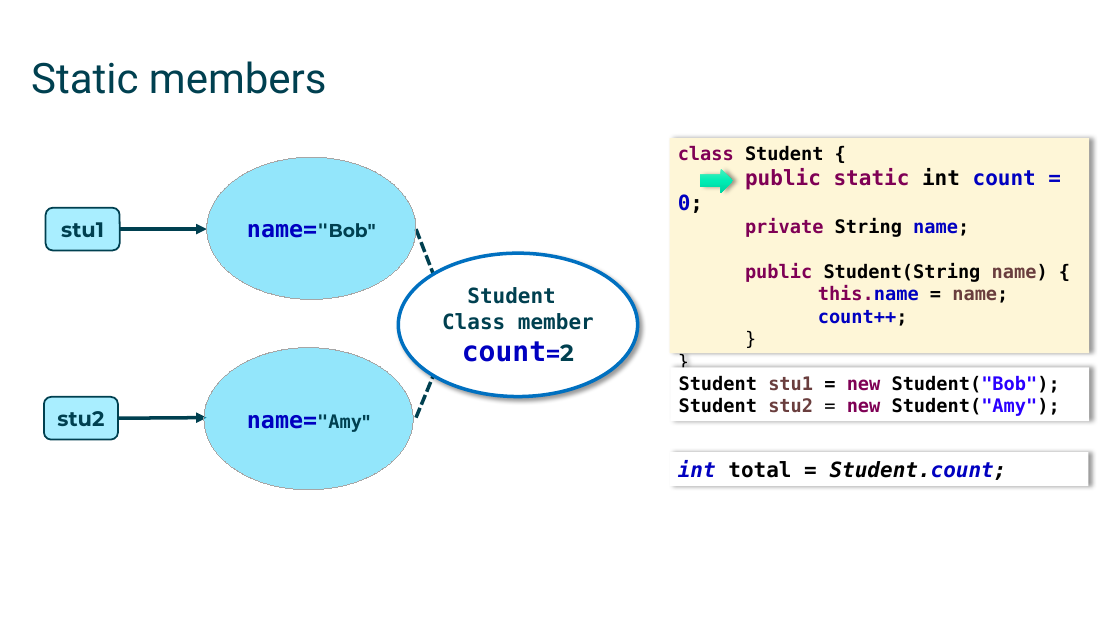
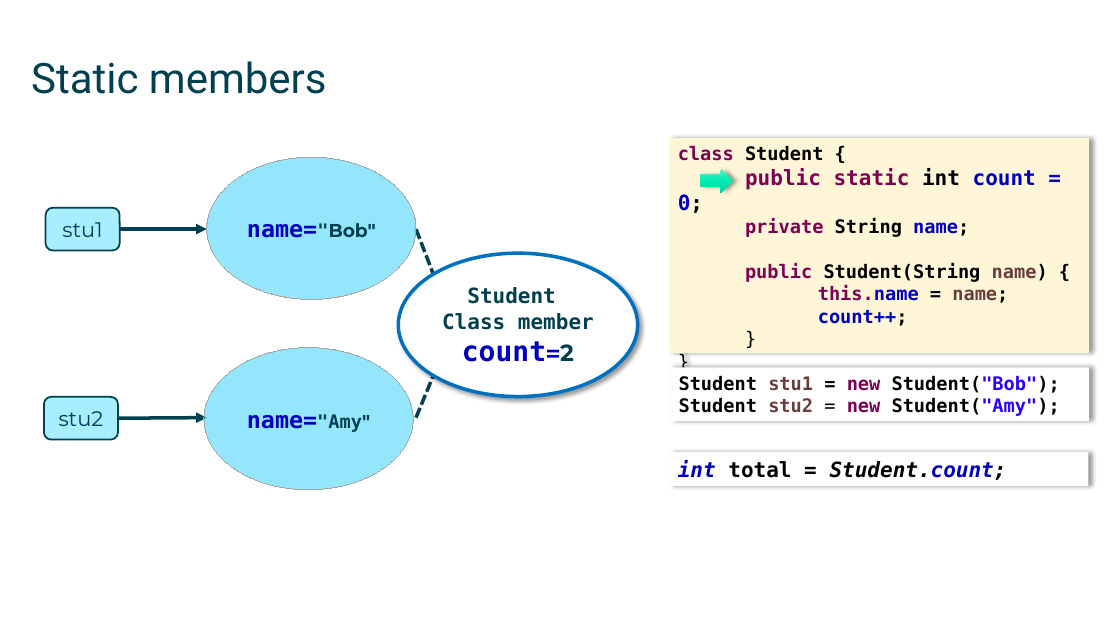
Before and after one commit to mikebaradaran/csharp, a slide deck: slide 4 of 03-Static fields and methods.pptx. Drawn at 1120x630 pixels with LibreOffice and Linux fonts; fonts in the diff are those of the drawing. Boxes give left, top, right and bottom in pixels: in the first picture for what was removed or moved away, otherwise in the second. Text is boxed around its words. In the diff, an @@ line names an element or a change of style, - is before the commit and + after.

```diff
--- a/03-Static fields and methods.pptx
+++ b/03-Static fields and methods.pptx
@@ rounded rectangle "stu1" at [45,208,119,250]: bold off @@
@@ rounded rectangle "stu2" at [44,397,118,439]: bold off @@
```
Also in this commit, not shown: 3 other slides changed, 2 other files.
